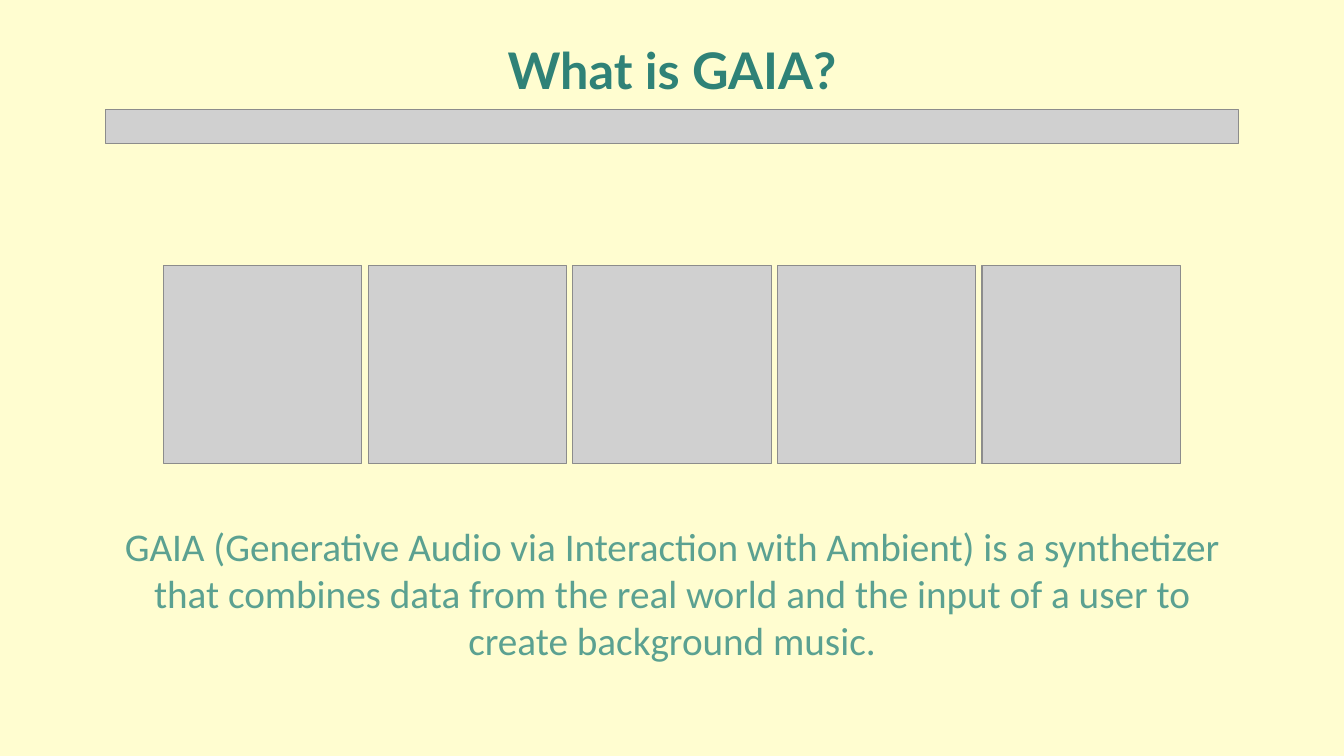
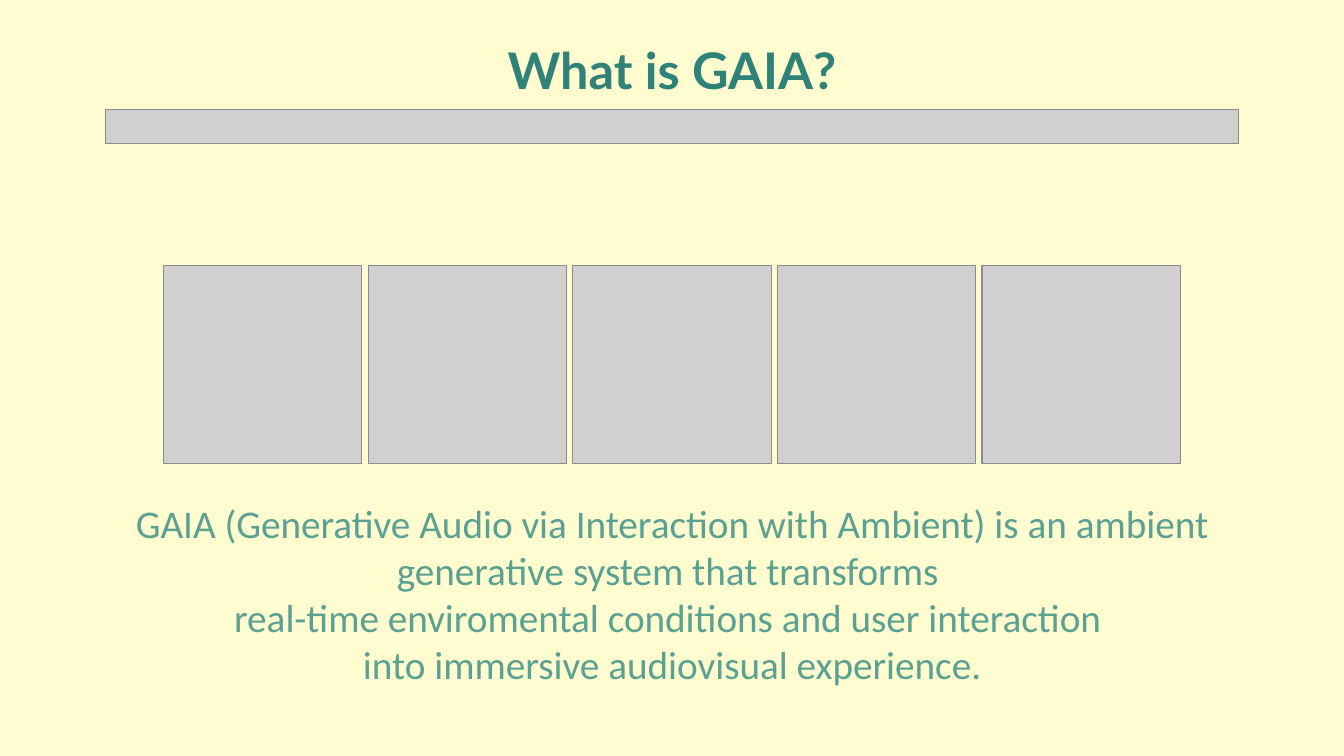
Before and after one commit to Ciorpy/G.A.I.A.-CMLS-2025, a slide deck: slide 2 of GAIA.pptx. Drawn at 1344x756 pixels with LibreOffice and Linux fonts; fonts in the diff are those of the drawing; grey boxes stand for pictures. Boxes give left, top, right and bottom in pixels: in the first picture for what was removed or moved away, otherwise in the second. Text is boxed around its words. In the diff, an @@ line names an element or a change of style, - is before the commit and + after.

```diff
--- a/GAIA.pptx
+++ b/GAIA.pptx
@@ text at (136,509,1208,686): text changed @@
-GAIA (Generative Audio via Interaction with Ambient) is a synthetizer that combines data from the real world and the input of a user to create background music.
+GAIA (Generative Audio via Interaction with Ambient) is an ambient generative system that transforms
+real-time enviromental conditions and user interaction
+into immersive audiovisual experience.
```
Also in this commit, not shown: 16 other slides changed, 1 other file.
